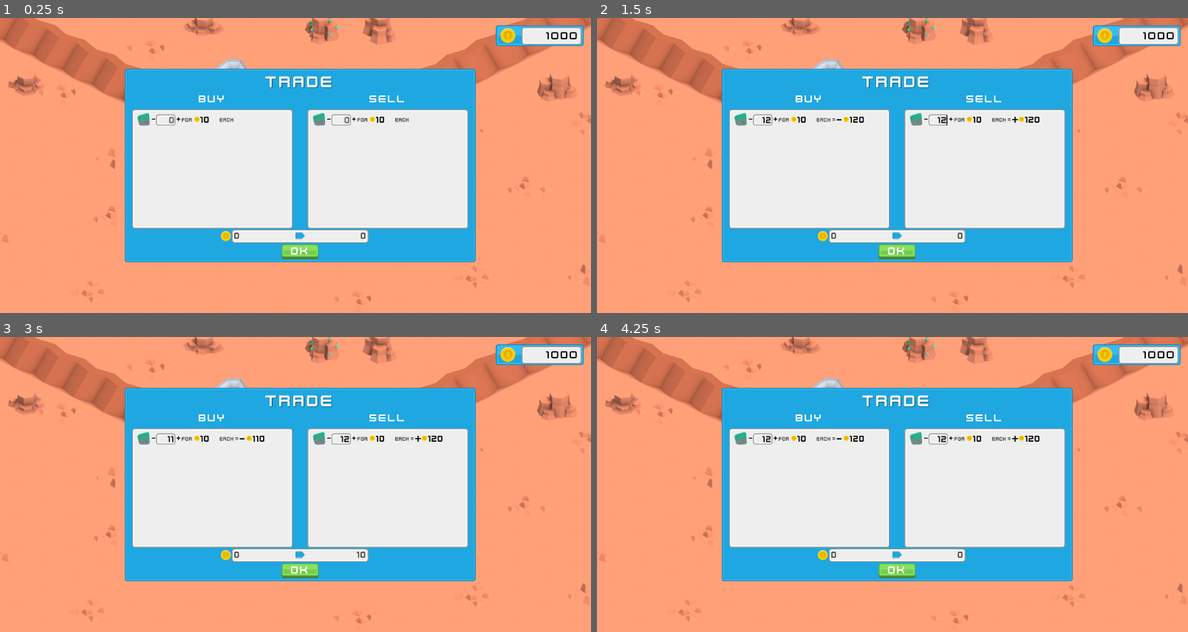
Above: before the commit, frames 1-4 (two rows, left to right).
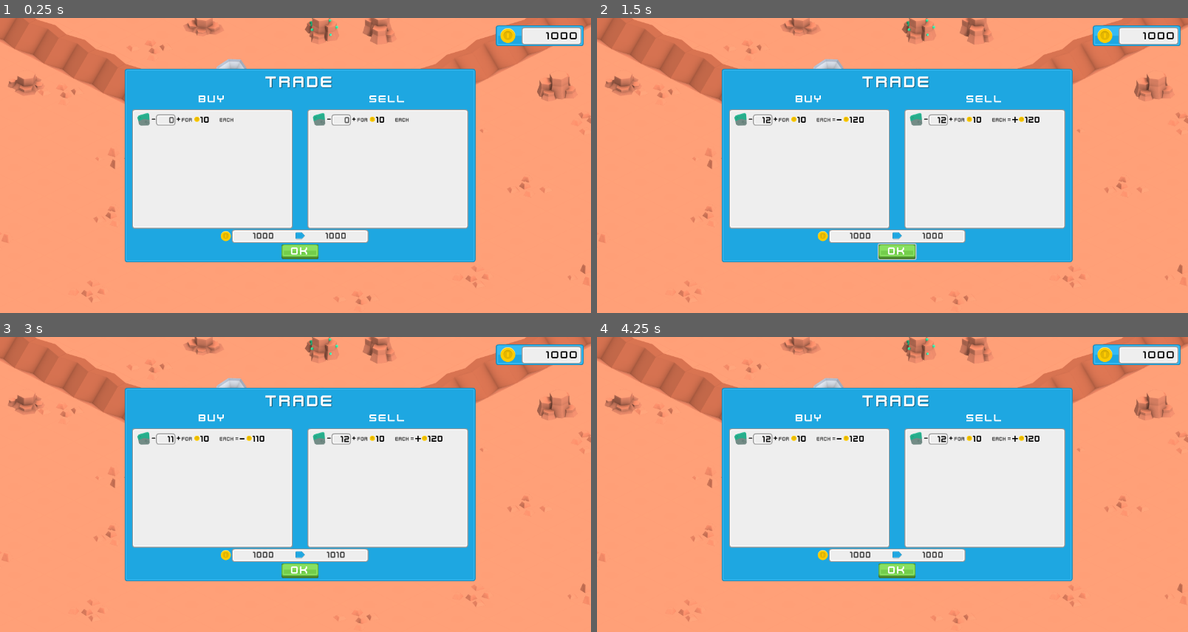
Above: after the commit, the same moments.

Repository: iapetos163/kenney-jam-2023
Game: Godot game, scene res://scene/planet.tscn
Two runs of this game, one before a commit and one after it. Both use one fixed random seed, a clock stepped at 60 frames per second and the inputs below.
Inputs (mouse positions are in pixels of both pictures, inside the frame that each line leads up to):
- Up to frame 1 (0.25 s): no input
- Up to frame 2 (1.5 s): click (756, 121) at 0.52 s; type "12" at 0.6 s; click (933, 121) at 0.75 s; type "12" at 0.83 s; click (898, 251) at 1.25 s, where only the run after the commit has a clickable "OK"
- Up to frame 3 (3 s): click (301, 570) at 2 s, where only the run after the commit has a clickable "OK"; click (153, 437) at 2.77 s
- Up to frame 4 (4.25 s): click (774, 437) at 3.52 s

The runs differ from the first frame. In frame 1, 0.1% of the frame differs, in the area x 39-62%, y 72-82%; in frame 2, 0.2%, in the area x 39-62%, y 32-82%; in frame 3, 0.1%; in frame 4, 0.1%.

Commit message:
Hook up money balance

Diff:
--- /dev/null
+++ b/scene/planet.gd
@@ -0,0 +1,14 @@
+extends Node2D
+
+signal money_amount_updated
+
+var money_amount = 1000
+
+# Called when the node enters the scene tree for the first time.
+func _ready():
+	$'./trade_ui'.set_available_amount(money_amount)
+
+func _on_trade_ui_submitted(net_diff_amount: int):
+	money_amount += net_diff_amount
+	$'./trade_ui'.set_available_amount(money_amount)
+	money_amount_updated.emit()
--- a/scene/planet.tscn
+++ b/scene/planet.tscn
@@ -1,12 +1,14 @@
-[gd_scene load_steps=17 format=3 uid="uid://cwgs1eoegd0d"]
+[gd_scene load_steps=19 format=3 uid="uid://cwgs1eoegd0d"]
 
 [ext_resource type="TileSet" uid="uid://bs3tej65i3x01" path="res://tilemap/planetv1.tres" id="1_4bxrw"]
+[ext_resource type="Script" path="res://scene/planet.gd" id="1_vaqis"]
 [ext_resource type="Texture2D" uid="uid://bftpc3uosdva" path="res://asset/ui/blue_button01.png" id="2_u7c2o"]
 [ext_resource type="Texture2D" uid="uid://b126wm3pj77cw" path="res://asset/coinGold.png" id="3_vod5y"]
 [ext_resource type="PackedScene" uid="uid://crw1u2d46c1b" path="res://ui/gray_panel.tscn" id="4_dbp6n"]
 [ext_resource type="FontFile" uid="uid://bo5nhlmmcngkt" path="res://asset/ui/Kenney Future.ttf" id="5_yfxqn"]
 [ext_resource type="Script" path="res://ui/trade.gd" id="6_ja7st"]
 [ext_resource type="PackedScene" uid="uid://tgjccevfleic" path="res://ui/blue_panel.tscn" id="6_vtg26"]
+[ext_resource type="Script" path="res://ui/money_amount.gd" id="7_gqfft"]
 [ext_resource type="LabelSettings" uid="uid://c7ibfkcae4uw2" path="res://ui/ui_subtitle_settings.tres" id="7_tsxho"]
 [ext_resource type="Texture2D" uid="uid://brv4xuarjigxr" path="res://asset/ui/blue_sliderRight.png" id="8_36pox"]
 [ext_resource type="Script" path="res://ui/trade_current_money_amount.gd" id="9_480ja"]
@@ -27,6 +29,7 @@
 shadow_color = Color(0, 0, 0, 0.380392)
 
 [node name="root" type="Node2D"]
+script = ExtResource("1_vaqis")
 metadata/_edit_vertical_guides_ = []
 
 [node name="map" type="TileMap" parent="."]
@@ -117,6 +120,7 @@
 label_settings = SubResource("LabelSettings_186vl")
 horizontal_alignment = 2
 vertical_alignment = 1
+script = ExtResource("7_gqfft")
 
 [node name="trade_ui" type="Control" parent="."]
 layout_mode = 3
@@ -196,10 +200,11 @@
 anchor_right = 1.0
 anchor_bottom = 1.0
 offset_left = 4.0
-offset_right = -124.0
+offset_right = -163.0
 grow_horizontal = 2
 grow_vertical = 2
 text = "2222222222"
+horizontal_alignment = 1
 vertical_alignment = 1
 script = ExtResource("9_480ja")
 
@@ -208,12 +213,12 @@
 anchors_preset = 15
 anchor_right = 1.0
 anchor_bottom = 1.0
-offset_left = 122.0
+offset_left = 161.0
 offset_right = -5.0
 grow_horizontal = 2
 grow_vertical = 2
 text = "2222222222"
-horizontal_alignment = 2
+horizontal_alignment = 1
 vertical_alignment = 1
 script = ExtResource("10_cir3g")
 
@@ -306,7 +311,7 @@
 offset_bottom = -213.0
 transaction_type = "SELL"
 
-[node name="ok_button" type="Control" parent="trade_ui/body_container"]
+[node name="ok_button" type="Button" parent="trade_ui/body_container"]
 layout_mode = 1
 anchors_preset = 15
 anchor_right = 1.0
@@ -336,13 +341,17 @@
 offset_bottom = -2.0
 grow_horizontal = 2
 grow_vertical = 2
+mouse_default_cursor_shape = 2
 text = "OK"
 label_settings = ExtResource("7_tsxho")
 horizontal_alignment = 1
 vertical_alignment = 1
 
+[connection signal="money_amount_updated" from="." to="hud/money_outer/money_amount_container/money_amount" method="_on_root_money_amount_updated"]
 [connection signal="available_amount_updated" from="trade_ui" to="trade_ui/body_container/money_amount_change_container/current_money_amount" method="_on_trade_ui_available_amount_updated"]
 [connection signal="available_amount_updated" from="trade_ui" to="trade_ui/body_container/money_amount_change_container/new_money_amount" method="_on_trade_ui_available_amount_updated"]
 [connection signal="net_diff_amount_updated" from="trade_ui" to="trade_ui/body_container/money_amount_change_container/new_money_amount" method="_on_trade_ui_net_diff_amount_updated"]
+[connection signal="submitted" from="trade_ui" to="." method="_on_trade_ui_submitted"]
 [connection signal="total_diff_amount_updated" from="trade_ui/body_container/buy_container/buy_txn_set" to="trade_ui" method="_on_buy_txn_set_total_diff_amount_updated"]
 [connection signal="total_diff_amount_updated" from="trade_ui/body_container/sell_container/sell_txn_set" to="trade_ui" method="_on_sell_txn_set_total_diff_amount_updated"]
+[connection signal="pressed" from="trade_ui/body_container/ok_button" to="trade_ui" method="_on_ok_button_pressed"]
--- /dev/null
+++ b/ui/money_amount.gd
@@ -0,0 +1,10 @@
+extends Label
+
+func refresh_text():
+	text = str($'/root/root'.money_amount)
+
+func _ready():
+	refresh_text()
+
+func _on_root_money_amount_updated():
+	refresh_text()
--- a/ui/trade.gd
+++ b/ui/trade.gd
@@ -1,11 +1,11 @@
 extends Control
 
-@export
-var available_amount: int = 0
+var available_amount = 0
 var net_diff_amount = 0
 
 signal available_amount_updated
 signal net_diff_amount_updated
+signal submitted(net_diff_amount: int)
 
 func set_available_amount(amount: int):
 	available_amount = amount
@@ -22,3 +22,6 @@
 
 func _on_sell_txn_set_total_diff_amount_updated():
 	refresh_net_diff_amount()
+
+func _on_ok_button_pressed():
+	submitted.emit(net_diff_amount)
